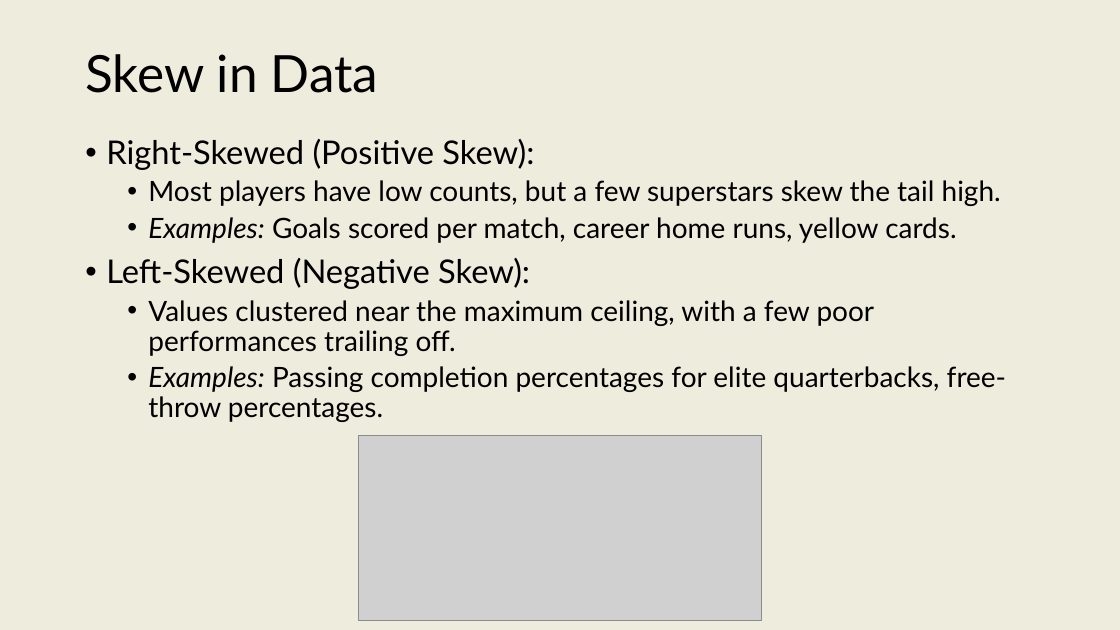
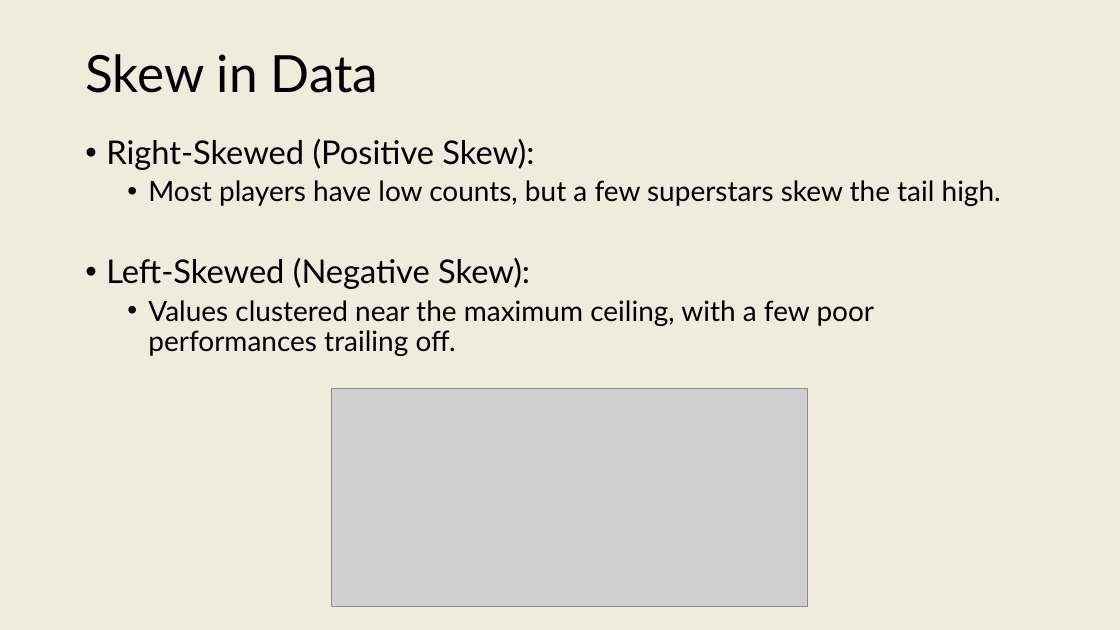
Before and after one commit to onishisaryu/HES-3000-Sports-Data-Analytics, a slide deck: slide 16 of pptx/Lecture8.pptx (slide 13 before the commit). Drawn at 1120x630 pixels with LibreOffice and Linux fonts; fonts in the diff are those of the drawing; grey boxes stand for pictures. Boxes give left, top, right and bottom in pixels: in the first picture for what was removed or moved away, otherwise in the second. Text is boxed around its words. In the diff, an @@ line names an element or a change of style, - is before the commit and + after.

```diff
--- a/pptx/Lecture8.pptx
+++ b/pptx/Lecture8.pptx
@@ text at (148,217,956,243): paragraph removed @@
-  • Examples: Goals scored per match, career home runs, yellow cards.
@@ text at (148,366,1006,422): paragraph removed @@
-  • Examples: Passing completion percentages for elite quarterbacks, free-throw percentages.
@@ picture: place and size @@
-picture at (359,436,761,621)
+picture at (331,388,807,607)
```
Also in this commit, not shown: 7 other slides changed, 9 slides added, 2 slides removed, 2 other files.
